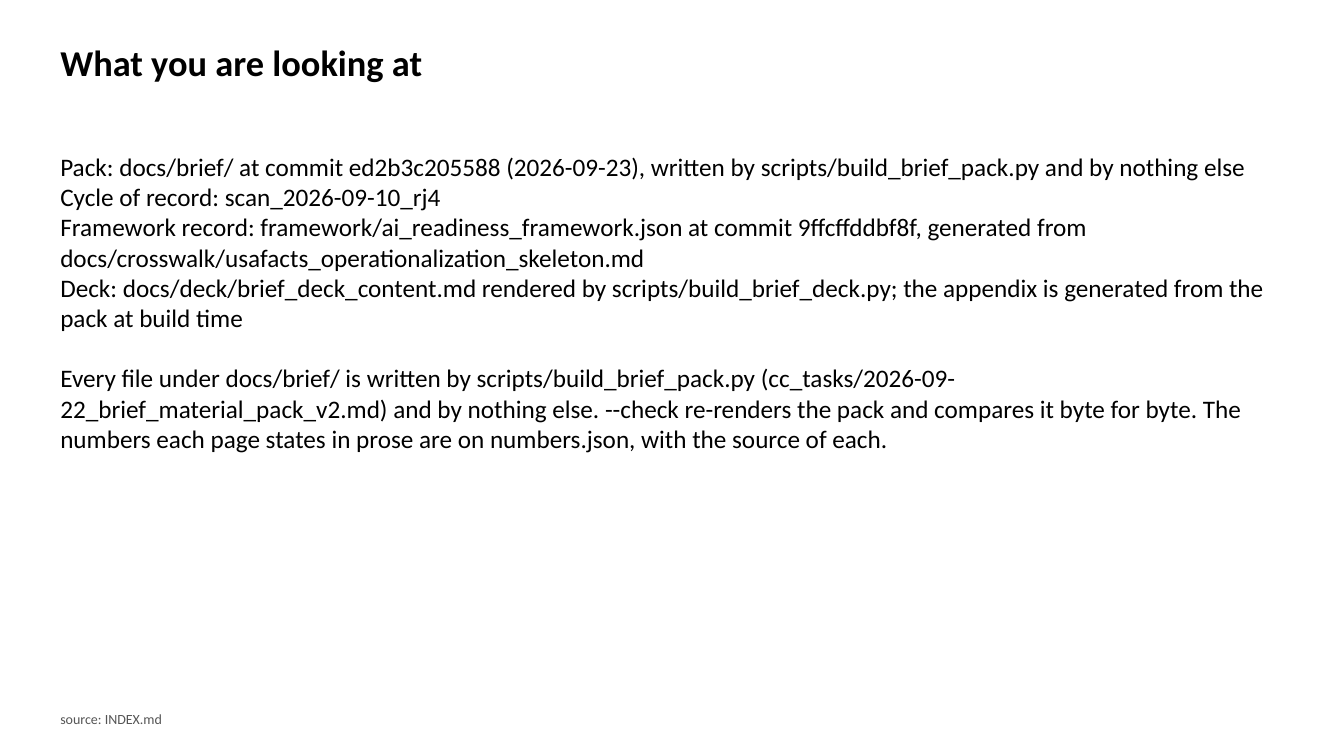
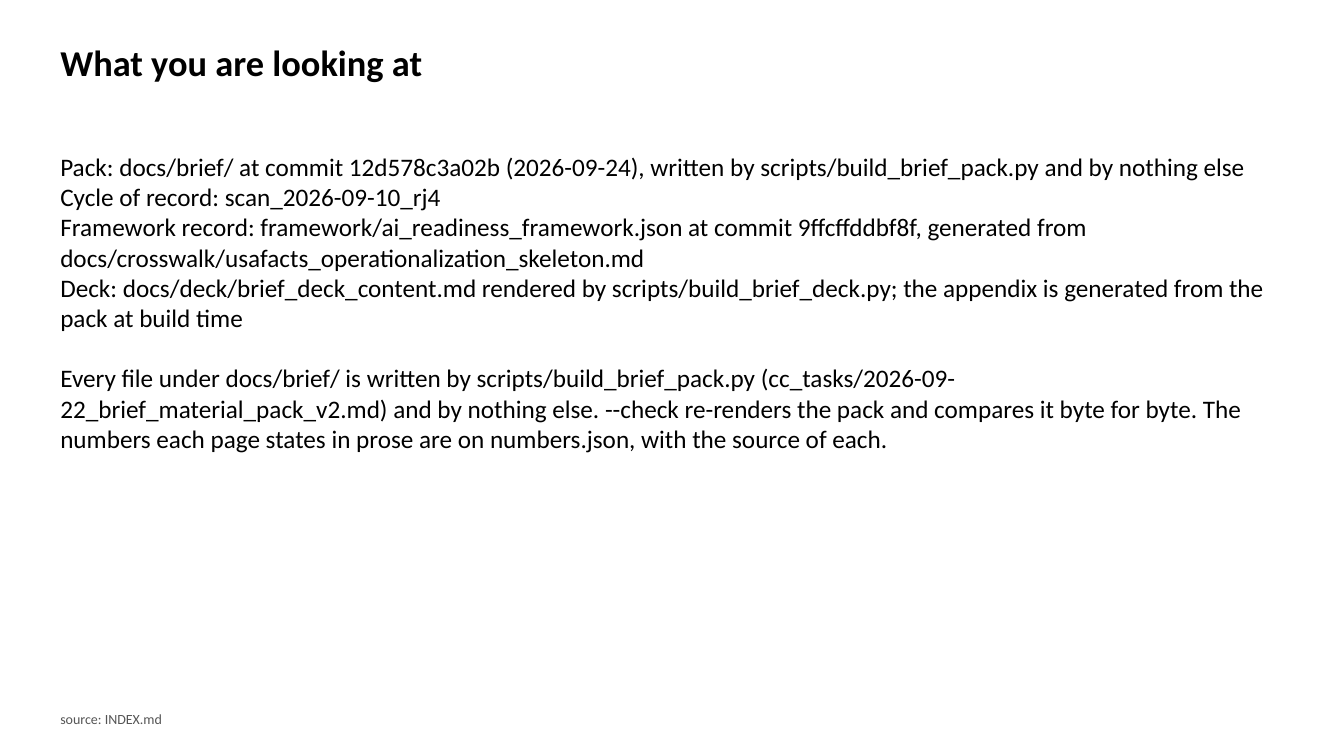
Before and after one commit to brockwebb/ai-readiness-kg, a slide deck: slide 14 of docs/deck/brief_deck.pptx. Drawn at 1344x756 pixels with LibreOffice and Linux fonts; fonts in the diff are those of the drawing. Boxes give left, top, right and bottom in pixels: in the first picture for what was removed or moved away, otherwise in the second. Text is boxed around its words. In the diff, an @@ line names an element or a change of style, - is before the commit and + after.

```diff
--- a/docs/deck/brief_deck.pptx
+++ b/docs/deck/brief_deck.pptx
@@ text at (x1=60, y1=158, x2=1245, y2=181): text changed @@
-Pack: docs/brief/ at commit ed2b3c205588 (2026-09-23), written by scripts/build_brief_pack.py and by nothing else
+Pack: docs/brief/ at commit 12d578c3a02b (2026-09-24), written by scripts/build_brief_pack.py and by nothing else
```
Also in this commit, not shown: 4 other slides changed, 5 other files.
